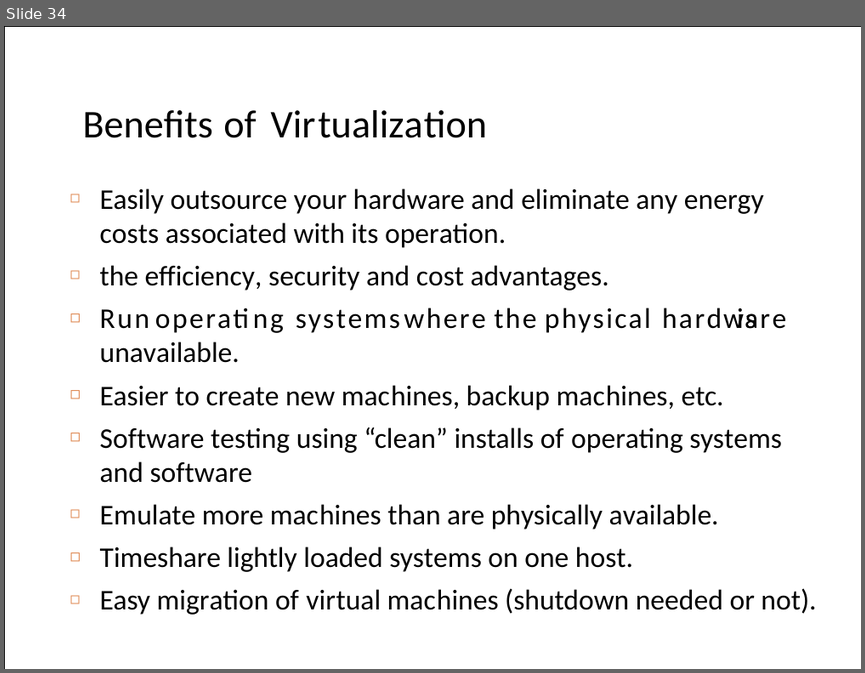
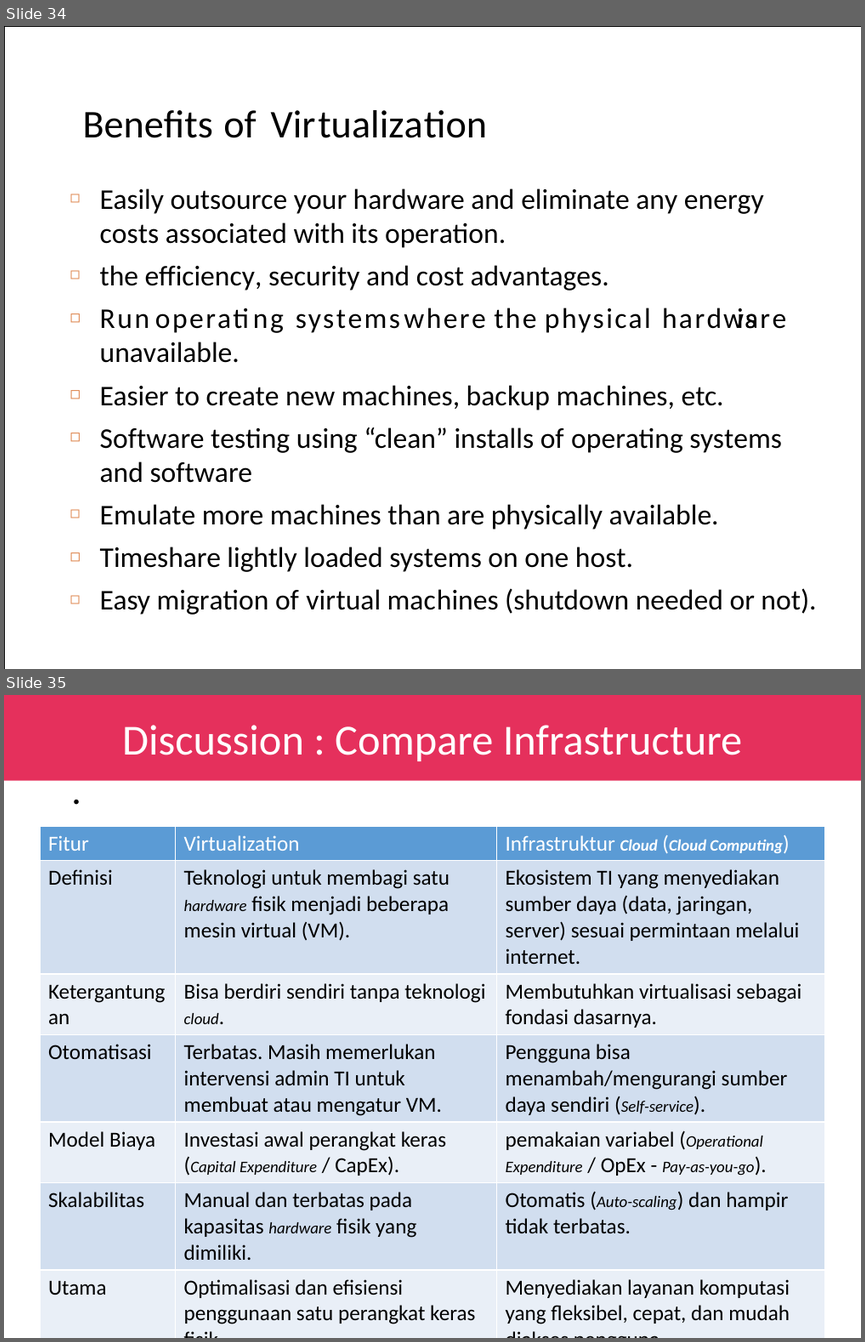
Before and after one commit to amelcharolinesgn2/CloudSim, a slide deck: Virtualization.pptx. Shown one above the other, each under a label of ours: slide 34 before the commit, slides 34 and 35 after it. The pictures are 865x673 and 865x1342 pixels, drawn with LibreOffice and Linux fonts; fonts in the diff are those of the drawing. Boxes give left, top, right and bottom in pixels: in the first picture for what was removed or moved away, otherwise in the second. Text is boxed around its words. In the diff, an @@ line names an element or a change of style, - is before the commit and + after.

```diff
--- a/Virtualization.pptx
+++ b/Virtualization.pptx
@@ slide 35 added at (x1=4, y1=695, x2=861, y2=1338), background #FFFFFF @@
@@ rectangle added at (x1=4, y1=695, x2=861, y2=781), fill #E42452 at 94% opacity, 36 pt, text #FFFFFF @@
+Discussion : Compare Infrastructure
@@ title added at (x1=64, y1=729, x2=801, y2=853), 33 pt, text #000000 @@
+.
@@ table added at (x1=40, y1=826, x2=825, y2=1327), 7 rows, 3 columns @@
+Fitur | Virtualization | Infrastruktur Cloud (Cloud Computing)
+Definisi | Teknologi untuk membagi satu hardware fisik menjadi beberapa mesin virtual (VM). | Ekosistem TI yang menyediakan sumber daya (data, jaringan, server) sesuai permintaan melalui internet.
+Ketergantungan | Bisa berdiri sendiri tanpa teknologi cloud. | Membutuhkan virtualisasi sebagai fondasi dasarnya.
+Otomatisasi | Terbatas. Masih memerlukan intervensi admin TI untuk membuat atau mengatur VM. | Pengguna bisa menambah/mengurangi sumber daya sendiri (Self-service).
+Model Biaya | Investasi awal perangkat keras (Capital Expenditure / CapEx). | pemakaian variabel (Operational Expenditure / OpEx - Pay-as-you-go).
+Skalabilitas | Manual dan terbatas pada kapasitas hardware fisik yang dimiliki. | Otomatis (Auto-scaling) dan hampir tidak terbatas.
+Utama | Optimalisasi dan efisiensi penggunaan satu perangkat keras fisik. | Menyediakan layanan komputasi yang fleksibel, cepat, dan mudah diakses pengguna.
```
Also in this commit, not shown: 2 other slides added, 1 other file.
